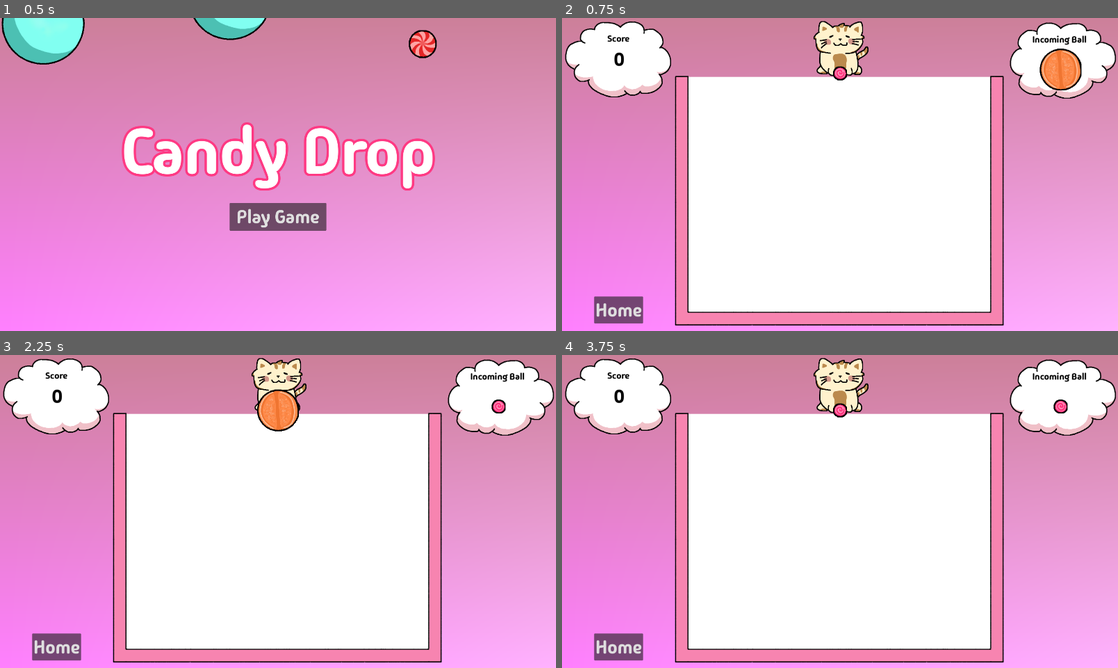
Above: before the commit, frames 1-4 (two rows, left to right).
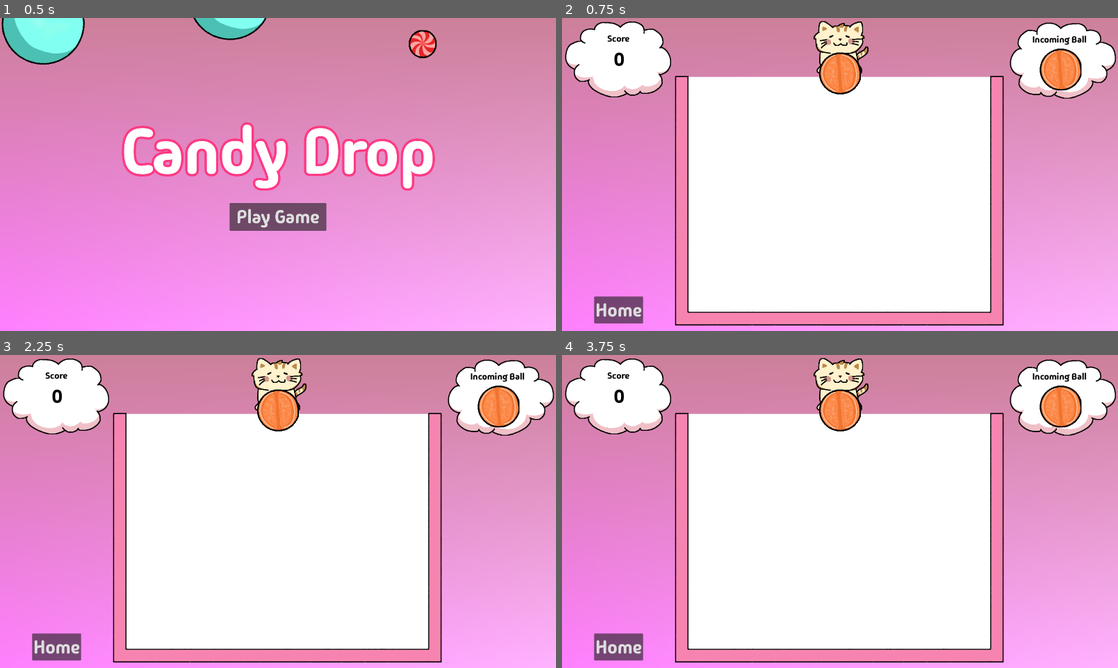
Above: after the commit, the same moments.

Repository: jadicodes/candy-drop
Game: Godot game, scene res://menus/home_menu.tscn
Same seed, same stepped clock (60 frames per second), same inputs: the game is played once before the commit and once after it.
Inputs:
- Up to frame 1 (0.5 s): no input
- Up to frame 2 (0.75 s): click "Play Game" at 0.5 s
- Up to frame 3 (2.25 s): click "Home" at 1.25 s; click "Play Game" at 2 s
- Up to frame 4 (3.75 s): click "Home" at 2.75 s; click "Play Game" at 3.5 s

Frame 1 is identical in both runs. In frame 2, 0.8% of the frame differs, in the area x 46-54%, y 10-25%; in frame 3, 0.8%; in frame 4, 1.6%, in the area x 46-94%, y 9-25%.

Commit message:
Move end screen into world

Diff:
--- a/project/menus/home_menu.tscn
+++ b/project/menus/home_menu.tscn
@@ -2,7 +2,7 @@
 
 [ext_resource type="Script" path="res://menus/home_menu.gd" id="1_fq1ym"]
 [ext_resource type="FontFile" uid="uid://djg4b707305yo" path="res://common/MadimiOne-Regular.ttf" id="2_e880r"]
-[ext_resource type="Shader" path="res://world/gradient.gdshader" id="2_h2ivv"]
+[ext_resource type="Shader" path="res://common/gradient.gdshader" id="2_h2ivv"]
 [ext_resource type="Texture2D" uid="uid://n48mts1afqog" path="res://common/cloud.png" id="3_2rgmi"]
 [ext_resource type="PackedScene" uid="uid://bbye728peikrm" path="res://ball/ball.tscn" id="4_t1ru4"]
 
--- a/project/menus/lose_menu.gd
+++ /dev/null
@@ -1,5 +0,0 @@
-extends Node2D
-
-
-func _on_play_again_button_pressed():
-	get_tree().change_scene_to_file("res://world/world.tscn")
--- a/project/menus/lose_menu.tscn
+++ /dev/null
@@ -1,29 +0,0 @@
-[gd_scene load_steps=2 format=3 uid="uid://ch3k187n7q7ea"]
-
-[ext_resource type="Script" path="res://menus/lose_menu.gd" id="1_82b3s"]
-
-[node name="LoseMenu" type="Node2D"]
-script = ExtResource("1_82b3s")
-
-[node name="ColorRect" type="ColorRect" parent="."]
-offset_right = 1920.0
-offset_bottom = 1080.0
-color = Color(1, 0.835294, 0.909804, 1)
-
-[node name="Label" type="Label" parent="."]
-offset_left = 796.0
-offset_top = 365.0
-offset_right = 1074.0
-offset_bottom = 544.0
-theme_override_font_sizes/font_size = 64
-text = "You lose!"
-
-[node name="PlayAgainButton" type="Button" parent="."]
-offset_left = 769.0
-offset_top = 517.0
-offset_right = 1096.0
-offset_bottom = 613.0
-theme_override_font_sizes/font_size = 64
-text = "Play Again"
-
-[connection signal="pressed" from="PlayAgainButton" to="." method="_on_play_again_button_pressed"]
--- a/project/world/ball_selector.gd
+++ b/project/world/ball_selector.gd
@@ -1,6 +1,6 @@
 extends Node
 
-var throwable_balls = [0, 1, 2]
+var throwable_balls = [2]
 var all_balls = [0, 1, 2, 3, 4, 5, 6, 7]
 var ball_queue = []
 
--- a/project/world/score/score_display.gd
+++ b/project/world/score/score_display.gd
@@ -1,16 +1,16 @@
 extends Control
 
-var score: int
-
-func _ready():
-	score = 0
-	_update_score_label()
+var score: int = 0
 
 
 func _update_score_label():
-	$Cloud/Score.text = str(score)
+	$Cloud/ScoreLabel.text = str(score)
 
 
 func _add_to_score(num):
 	score = score + num
 	_update_score_label()
+
+
+func _return_score():
+	return score
--- a/project/world/score/score_display.tscn
+++ b/project/world/score/score_display.tscn
@@ -29,7 +29,7 @@
 text = "Score"
 horizontal_alignment = 1
 
-[node name="Score" type="Label" parent="Cloud"]
+[node name="ScoreLabel" type="Label" parent="Cloud"]
 offset_left = -112.0
 offset_top = -43.0
 offset_right = 124.0
@@ -37,6 +37,6 @@
 theme_override_colors/font_color = Color(0, 0, 0, 1)
 theme_override_fonts/font = ExtResource("3_kwwic")
 theme_override_font_sizes/font_size = 64
-text = "000"
+text = "0"
 horizontal_alignment = 1
 vertical_alignment = 1
--- a/project/world/world.gd
+++ b/project/world/world.gd
@@ -5,6 +5,10 @@
 var _can_throw := true
 var _bodies_in_lose_area := []
 var _entered := false
+
+
+func _ready():
+	$LoseScreen.hide()
 
 
 func _input(event: InputEvent) -> void:
@@ -103,7 +107,8 @@
 
 
 func _on_lose_timer_timeout() -> void:
-	get_tree().change_scene_to_file("res://menus/lose_menu.tscn")
+	$LoseScreen.show()
+	$LoseScreen/ScoreLabel.text = str($ScoreDisplay._return_score())
 
 
 func _calculate_score():
@@ -113,3 +118,7 @@
 
 func _on_home_button_pressed():
 	get_tree().change_scene_to_file("res://menus/home_menu.tscn")
+
+
+func _on_play_again_button_pressed():
+	get_tree().reload_current_scene()
--- a/project/world/world.tscn
+++ b/project/world/world.tscn
@@ -1,7 +1,7 @@
-[gd_scene load_steps=15 format=3 uid="uid://dpexjv1puyyhu"]
+[gd_scene load_steps=16 format=3 uid="uid://dpexjv1puyyhu"]
 
 [ext_resource type="Script" path="res://world/world.gd" id="1_n5cpv"]
-[ext_resource type="Shader" path="res://world/gradient.gdshader" id="2_s222o"]
+[ext_resource type="Shader" path="res://common/gradient.gdshader" id="2_s222o"]
 [ext_resource type="PackedScene" uid="uid://bh7tdnn74p43n" path="res://cat/cat.tscn" id="3_8k7rl"]
 [ext_resource type="PackedScene" uid="uid://p7xfudp5872f" path="res://world/incoming_ball_display/incoming_ball_display.tscn" id="4_rg6vh"]
 [ext_resource type="Texture2D" uid="uid://1ng3jp6oki5y" path="res://world/walls.png" id="5_art37"]
@@ -61,6 +61,13 @@
 "danger": SubResource("Animation_8uttg")
 }
 
+[sub_resource type="ShaderMaterial" id="ShaderMaterial_axddh"]
+shader = ExtResource("2_s222o")
+shader_parameter/topleft = Color(0.8, 0.6, 0.6, 1)
+shader_parameter/topright = Color(0.8, 0.6, 0.6, 1)
+shader_parameter/bottomleft = Color(1, 0.7, 1, 1)
+shader_parameter/bottomright = Color(1, 0.7, 1, 1)
+
 [node name="World" type="Node2D"]
 script = ExtResource("1_n5cpv")
 
@@ -148,8 +155,56 @@
 theme_override_font_sizes/font_size = 64
 text = "Home"
 
+[node name="LoseScreen" type="ColorRect" parent="."]
+visible = false
+z_index = 10
+material = SubResource("ShaderMaterial_axddh")
+offset_right = 1932.0
+offset_bottom = 1081.0
+
+[node name="Label" type="Label" parent="LoseScreen"]
+layout_mode = 0
+offset_left = 635.0
+offset_top = 114.0
+offset_right = 1303.0
+offset_bottom = 289.0
+theme_override_colors/font_color = Color(1, 1, 1, 1)
+theme_override_colors/font_outline_color = Color(1, 0.223529, 0.513726, 1)
+theme_override_constants/outline_size = 16
+theme_override_fonts/font = ExtResource("8_ptbnw")
+theme_override_font_sizes/font_size = 128
+text = "Final Score:"
+horizontal_alignment = 1
+vertical_alignment = 1
+
+[node name="ScoreLabel" type="Label" parent="LoseScreen"]
+layout_mode = 0
+offset_left = 678.0
+offset_top = 358.0
+offset_right = 1243.0
+offset_bottom = 622.0
+theme_override_colors/font_color = Color(1, 0.223529, 0.513726, 1)
+theme_override_colors/font_outline_color = Color(1, 1, 1, 1)
+theme_override_constants/outline_size = 24
+theme_override_fonts/font = ExtResource("8_ptbnw")
+theme_override_font_sizes/font_size = 200
+text = "SCORE"
+horizontal_alignment = 1
+vertical_alignment = 1
+
+[node name="PlayAgainButton" type="Button" parent="LoseScreen"]
+layout_mode = 0
+offset_left = 682.0
+offset_top = 735.0
+offset_right = 1270.0
+offset_bottom = 913.0
+theme_override_fonts/font = ExtResource("8_ptbnw")
+theme_override_font_sizes/font_size = 128
+text = "Play Again"
+
 [connection signal="timeout" from="Timer" to="." method="_on_timer_timeout"]
 [connection signal="body_entered" from="DangerLine" to="." method="_on_danger_line_body_entered"]
 [connection signal="body_exited" from="DangerLine" to="." method="_on_danger_line_body_exited"]
 [connection signal="timeout" from="LoseTimer" to="." method="_on_lose_timer_timeout"]
 [connection signal="pressed" from="HomeButton" to="." method="_on_home_button_pressed"]
+[connection signal="pressed" from="LoseScreen/PlayAgainButton" to="." method="_on_play_again_button_pressed"]
Renamed: project/world/gradient.gdshader -> project/common/gradient.gdshader
